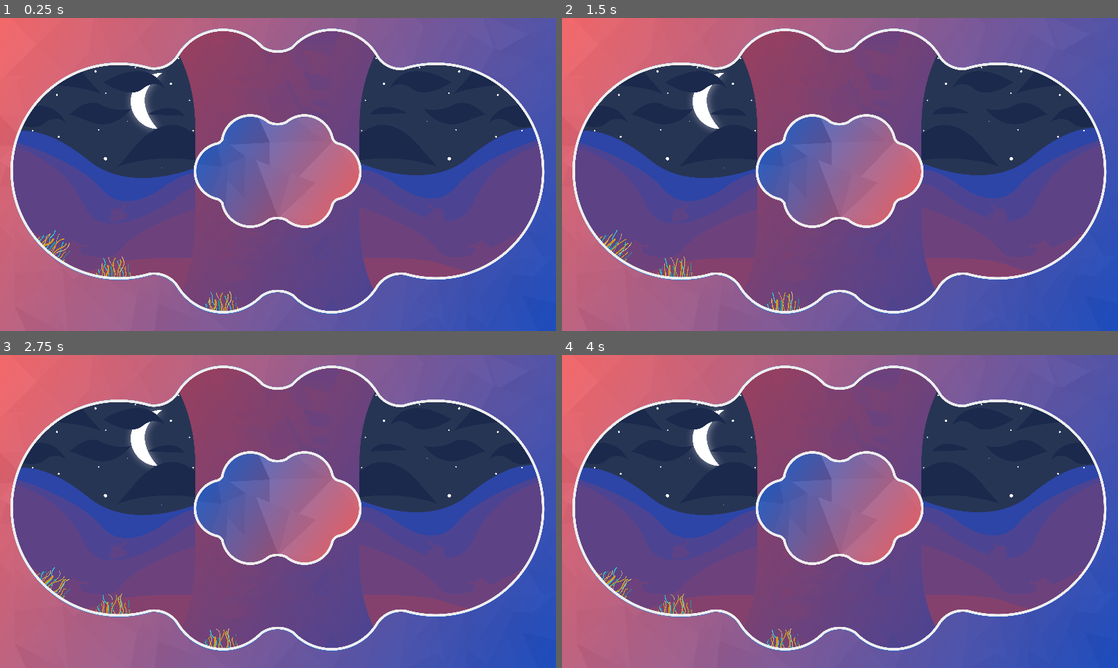
Above: before the commit, frames 1-4 (two rows, left to right).
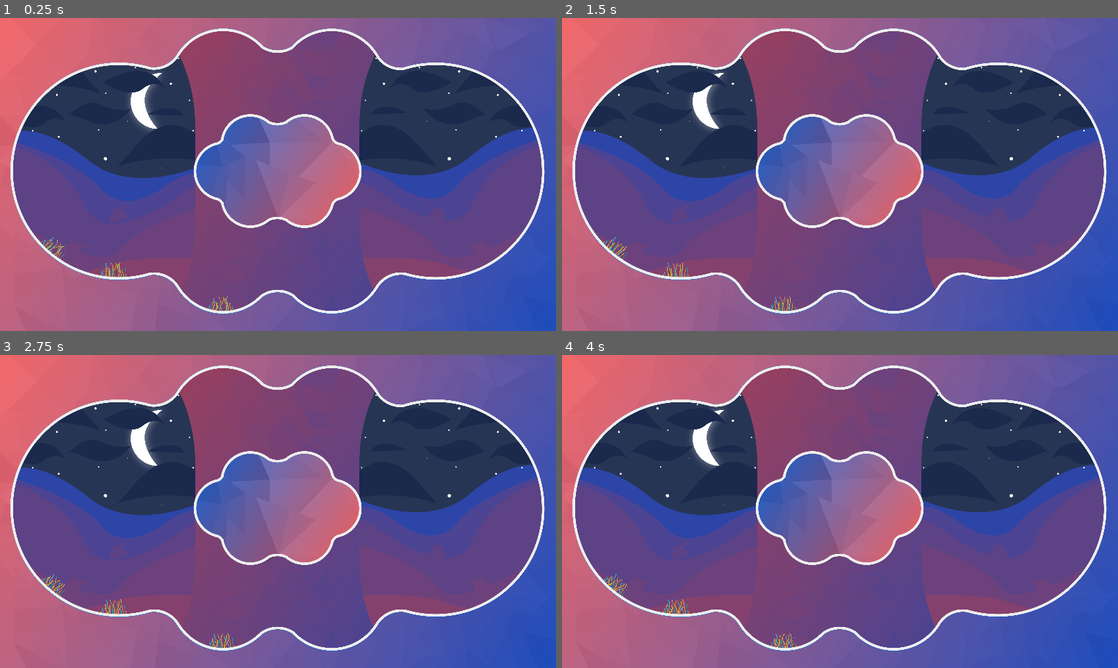
Above: after the commit, the same moments.

Repository: Kristofers-Solo/FuncIt
Game: Godot game, scene res://source/levels/trinity_site/trinity_site_level.tscn
Two runs of this game, one before a commit and one after it. Both use one fixed random seed, a clock stepped at 60 frames per second and the inputs below. This scene is started directly instead of the project's main scene.
Inputs (mouse positions are in pixels of both pictures, inside the frame that each line leads up to):
- Up to frame 1 (0.25 s): no input
- Up to frame 2 (1.5 s): tap Enter (input_enter) at 0.5 s; move the mouse to (962, 158) at 0.52 s; hold D (input_right) 0.53-1.28 s; hold Enter (input_enter) 0.53-1.28 s; move the mouse to (728, 190) at 1.27 s; hold S (input_down) from 1.28 s (still down); tap Shift (input_shift) at 1.35 s
- Up to frame 3 (2.75 s): move the mouse to (333, 442) at 2.02 s; release S (input_down) at 2.03 s; press the mouse at (333, 442) at 2.03 s; hold D (input_right) from 2.03 s (still down)
- Up to frame 4 (4 s): move the mouse to (812, 574) at 2.77 s; release D (input_right) at 2.78 s; release the mouse at (812, 574) at 2.78 s; hold W (input_up) 2.78-3.53 s; tap Enter (input_enter) at 2.85 s; move the mouse to (1006, 558) at 3.52 s; hold A (input_left) from 3.53 s (still down); hold Shift (input_shift) from 3.53 s (still down)

The runs differ from the first frame. In frame 1, 0.4% of the frame differs, in the area x 6-43%, y 67-94%; in frame 2, 0.4%; in frame 3, 0.4%; in frame 4, 0.4%.
Error in both runs: Invalid get index '3' (on base: 'Array'). (res://source/assets/scripts/server_handlers/network_processors/network.gd:26)

Commit message:
[Minimal] Animation fix - Grass node

Diff:
--- a/Game/source/assets/scripts/grass_handlers/grass_body.gd
+++ b/Game/source/assets/scripts/grass_handlers/grass_body.gd
@@ -1,16 +1,43 @@
 extends Area2D
 
 var reacted = false
+var reactionComplete = true
+var state = false
+var activeAnimation = "idle"
+var playingLoop = true
+
+func _process(delta):
+	if reacted == true:
+		playingLoop = false
+		reactionComplete = false
+		if state == false:
+			activeAnimation = "transition_down"
+			reacted = false
+			state = true
+		else:
+			activeAnimation = "transition_up"
+			reacted = false
+			state = false
+	else:
+		if reactionComplete == true:
+			if state == false:
+				activeAnimation = "idle"
+			else:
+				activeAnimation = "idle_down"
+	print(reactionComplete)
 
 func _on_Area2D_body_entered(body):
-	print("Entered")
 	if body.is_in_group("Player"):
-		$trinity_site_level_grass_type_2_animated.play("react")
 		reacted = true
 	pass
 
 func _on_Area2D_body_exited(body):
-	if body.is_in_group("Player") and reacted == true:
-		$trinity_site_level_grass_type_2_animated.play("idle")
-		reacted = false
+	if body.is_in_group("Player"):
+		reacted = true
 	pass
+
+func _on_trinity_site_level_grass_type_2_animated_animation_finished():
+	if reactionComplete == false:
+		reactionComplete = true
+	$trinity_site_level_grass_type_2_animated.play(activeAnimation)
+	pass
--- a/Game/source/entities/grass/grass_node.tscn
+++ b/Game/source/entities/grass/grass_node.tscn
@@ -15,26 +15,69 @@
 [ext_resource path="res://source/assets/sprites/grass/idle/grass_type-0_frame_na – 12.png" type="Texture" id=13]
 [ext_resource path="res://source/assets/sprites/grass/idle/grass_type-0_frame_na – 9.png" type="Texture" id=14]
 [ext_resource path="res://source/assets/sprites/grass/idle/grass_type-0_frame_na – 8.png" type="Texture" id=15]
+[ext_resource path="res://source/assets/sprites/grass/down_idle/grass_type-0_frame_an – 3.png" type="Texture" id=16]
+[ext_resource path="res://source/assets/sprites/grass/transition_down/grass_type-0_frame_cr.png" type="Texture" id=17]
+[ext_resource path="res://source/assets/sprites/grass/transition_up/grass_type-0_frame_rc – 5.png" type="Texture" id=18]
+[ext_resource path="res://source/assets/sprites/grass/transition_up/grass_type-0_frame_rc – 4.png" type="Texture" id=19]
+[ext_resource path="res://source/assets/sprites/grass/down_idle/grass_type-0_frame_an – 11.png" type="Texture" id=20]
+[ext_resource path="res://source/assets/sprites/grass/down_idle/grass_type-0_frame_an – 7.png" type="Texture" id=21]
+[ext_resource path="res://source/assets/sprites/grass/down_idle/grass_type-0_frame_an – 12.png" type="Texture" id=22]
+[ext_resource path="res://source/assets/sprites/grass/down_idle/grass_type-0_frame_an –  9.png" type="Texture" id=23]
+[ext_resource path="res://source/assets/sprites/grass/transition_down/grass_type-0_frame_cr – 4.png" type="Texture" id=24]
+[ext_resource path="res://source/assets/sprites/grass/down_idle/grass_type-0_frame_an – 5.png" type="Texture" id=25]
+[ext_resource path="res://source/assets/sprites/grass/transition_down/grass_type-0_frame_cr – 3.png" type="Texture" id=26]
+[ext_resource path="res://source/assets/sprites/grass/transition_down/grass_type-0_frame_cr – 5.png" type="Texture" id=27]
+[ext_resource path="res://source/assets/sprites/grass/transition_down/grass_type-0_frame_cr – 2.png" type="Texture" id=28]
+[ext_resource path="res://source/assets/sprites/grass/down_idle/grass_type-0_frame_an – 4.png" type="Texture" id=29]
+[ext_resource path="res://source/assets/sprites/grass/down_idle/grass_type-0_frame_an – 1.png" type="Texture" id=30]
+[ext_resource path="res://source/assets/sprites/grass/down_idle/grass_type-0_frame_an – 6.png" type="Texture" id=31]
+[ext_resource path="res://source/assets/sprites/grass/down_idle/grass_type-0_frame_an – 8.png" type="Texture" id=32]
+[ext_resource path="res://source/assets/sprites/grass/down_idle/grass_type-0_frame_an.png" type="Texture" id=33]
+[ext_resource path="res://source/assets/sprites/grass/transition_down/grass_type-0_frame_cr – 1.png" type="Texture" id=34]
+[ext_resource path="res://source/assets/sprites/grass/transition_up/grass_type-0_frame_rc – 1.png" type="Texture" id=35]
+[ext_resource path="res://source/assets/sprites/grass/transition_down/grass_type-0_frame_cr – 6.png" type="Texture" id=36]
+[ext_resource path="res://source/assets/sprites/grass/transition_up/grass_type-0_frame_rc – 3.png" type="Texture" id=37]
+[ext_resource path="res://source/assets/sprites/grass/transition_up/grass_type-0_frame_rc.png" type="Texture" id=38]
+[ext_resource path="res://source/assets/sprites/grass/down_idle/grass_type-0_frame_an – 10.png" type="Texture" id=39]
+[ext_resource path="res://source/assets/sprites/grass/transition_up/grass_type-0_frame_rc – 6.png" type="Texture" id=40]
+[ext_resource path="res://source/assets/sprites/grass/transition_up/grass_type-0_frame_rc – 2.png" type="Texture" id=41]
+[ext_resource path="res://source/assets/sprites/grass/down_idle/grass_type-0_frame_an – 2.png" type="Texture" id=42]
 
 [sub_resource type="SpriteFrames" id=1]
 animations = [ {
 "frames": [ ExtResource( 1 ), ExtResource( 2 ), ExtResource( 11 ), ExtResource( 7 ), ExtResource( 5 ), ExtResource( 6 ), ExtResource( 12 ), ExtResource( 15 ), ExtResource( 14 ), ExtResource( 4 ), ExtResource( 10 ), ExtResource( 13 ), ExtResource( 8 ) ],
 "loop": true,
-"name": "Idle",
+"name": "idle",
 "speed": 12.0
+}, {
+"frames": [ ExtResource( 30 ), ExtResource( 42 ), ExtResource( 16 ), ExtResource( 29 ), ExtResource( 25 ), ExtResource( 31 ), ExtResource( 21 ), ExtResource( 32 ), ExtResource( 39 ), ExtResource( 20 ), ExtResource( 22 ), ExtResource( 23 ), ExtResource( 33 ) ],
+"loop": true,
+"name": "idle_down",
+"speed": 12.0
+}, {
+"frames": [ ExtResource( 38 ), ExtResource( 35 ), ExtResource( 41 ), ExtResource( 37 ), ExtResource( 19 ), ExtResource( 18 ), ExtResource( 40 ) ],
+"loop": false,
+"name": "transition_up",
+"speed": 24.0
+}, {
+"frames": [ ExtResource( 17 ), ExtResource( 34 ), ExtResource( 28 ), ExtResource( 26 ), ExtResource( 24 ), ExtResource( 27 ), ExtResource( 36 ) ],
+"loop": false,
+"name": "transition_down",
+"speed": 24.0
 } ]
 
 [sub_resource type="RectangleShape2D" id=2]
-extents = Vector2( 504.69, 326.369 )
+extents = Vector2( 482.466, 285.1 )
 
 [node name="Area2D" type="Area2D"]
 script = ExtResource( 9 )
 
 [node name="trinity_site_level_grass_type_2_animated" type="AnimatedSprite" parent="."]
 position = Vector2( -3.36365, 0 )
+scale = Vector2( 0.75, 0.75 )
 frames = SubResource( 1 )
-animation = "Idle"
-frame = 11
+animation = "idle"
+frame = 4
 playing = true
 
 [node name="trinity_site_level_layout-level_design_z-index_0_grass_type-2" type="Sprite" parent="."]
@@ -44,8 +87,9 @@
 [node name="grass_node" type="Node2D" parent="."]
 
 [node name="CollisionShape2D" type="CollisionShape2D" parent="."]
-position = Vector2( -19.0488, 60.3212 )
+position = Vector2( 3.17483, 3.17472 )
 shape = SubResource( 2 )
 
 [connection signal="body_entered" from="." to="." method="_on_Area2D_body_entered"]
 [connection signal="body_exited" from="." to="." method="_on_Area2D_body_exited"]
+[connection signal="animation_finished" from="trinity_site_level_grass_type_2_animated" to="." method="_on_trinity_site_level_grass_type_2_animated_animation_finished"]
--- a/Game/source/levels/trinity_site/trinity_site_level.tscn
+++ b/Game/source/levels/trinity_site/trinity_site_level.tscn
@@ -43,15 +43,15 @@
 polygon = PoolVector2Array( 761.5, 423.238, 765.865, 418.476, 769.04, 403.395, 775.39, 388.315, 784.517, 372.838, 798.4 …(1061 unchanged characters)…
 
 [node name="grass_node3" parent="trinity_site_body" instance=ExtResource( 9 )]
-position = Vector2( 392.931, 859.392 )
+position = Vector2( 393.822, 869.192 )
 scale = Vector2( 0.1, 0.1 )
 
 [node name="grass_node2" parent="trinity_site_body" instance=ExtResource( 9 )]
-position = Vector2( 764.017, 978.193 )
+position = Vector2( 764.908, 986.211 )
 scale = Vector2( 0.1, 0.1 )
 
 [node name="grass_node" parent="trinity_site_body" instance=ExtResource( 9 )]
-position = Vector2( 195.375, 780.637 )
+position = Vector2( 190.03, 791.328 )
 rotation = 0.760963
 scale = Vector2( 0.1, 0.1 )
 
Binary file added: Game/source/assets/sprites/grass/down_idle/grass_type-0_frame_an – 9.png
Not shown, added: Game/source/assets/sprites/grass/down_idle/grass_type-0_frame_an – 9.png.import
Binary file added: Game/source/assets/sprites/grass/down_idle/grass_type-0_frame_an – 1.png
Not shown, added: Game/source/assets/sprites/grass/down_idle/grass_type-0_frame_an – 1.png.import
Binary file added: Game/source/assets/sprites/grass/down_idle/grass_type-0_frame_an – 10.png
Not shown, added: Game/source/assets/sprites/grass/down_idle/grass_type-0_frame_an – 10.png.import
Binary file added: Game/source/assets/sprites/grass/down_idle/grass_type-0_frame_an – 11.png
Not shown, added: Game/source/assets/sprites/grass/down_idle/grass_type-0_frame_an – 11.png.import
Binary file added: Game/source/assets/sprites/grass/down_idle/grass_type-0_frame_an – 12.png
Not shown, added: Game/source/assets/sprites/grass/down_idle/grass_type-0_frame_an – 12.png.import
Binary file added: Game/source/assets/sprites/grass/down_idle/grass_type-0_frame_an – 2.png
Not shown, added: Game/source/assets/sprites/grass/down_idle/grass_type-0_frame_an – 2.png.import
(and 43 more such lines)
